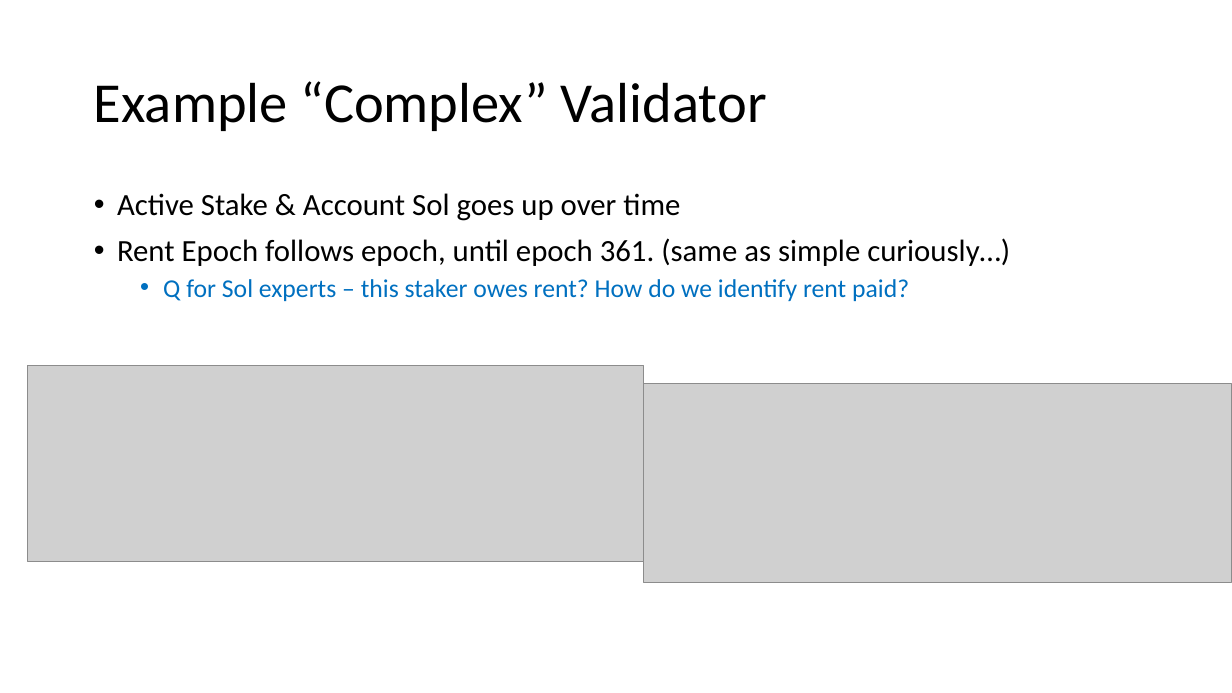
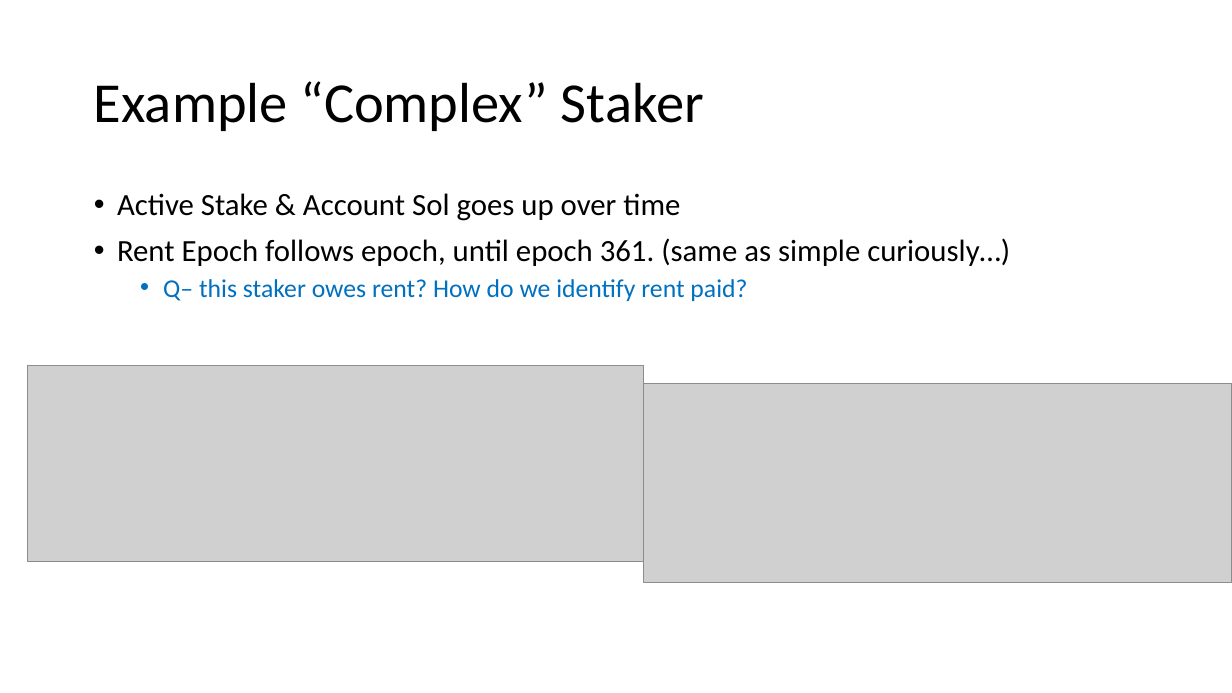
Before and after one commit to fsc-data-science/sol-validator-score, a slide deck: slide 11 of 20230509_draftreview.pptx. Drawn at 1232x693 pixels with LibreOffice and Linux fonts; fonts in the diff are those of the drawing; grey boxes stand for pictures. Boxes give left, top, right and bottom in pixels: in the first picture for what was removed or moved away, otherwise in the second. Text is boxed around its words. In the diff, an @@ line names an element or a change of style, - is before the commit and + after.

```diff
--- a/20230509_draftreview.pptx
+++ b/20230509_draftreview.pptx
@@ title at bbox=[94, 81, 704, 131]: text changed @@
-Example “Complex” Validator
+Example “Complex” Staker
@@ text at bbox=[163, 279, 747, 301]: text changed @@
-  • Q for Sol experts – this staker owes rent? How do we identify rent paid?
+  • Q– this staker owes rent? How do we identify rent paid?
```
Also in this commit, not shown: 5 other slides changed, 3 slides added, 4 other files.
